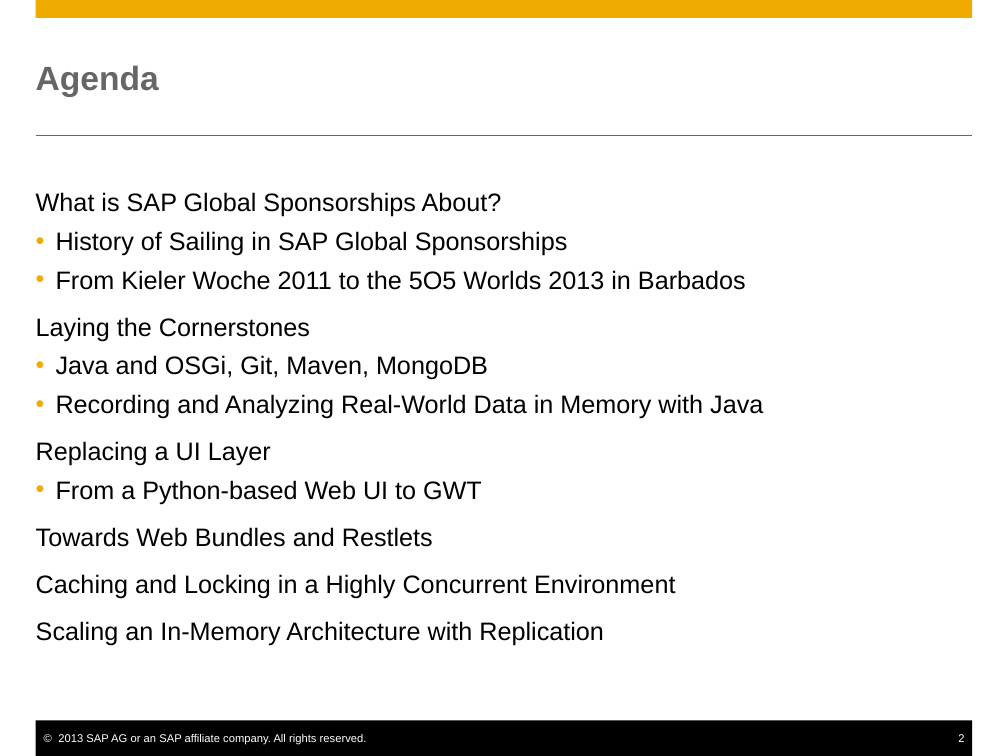
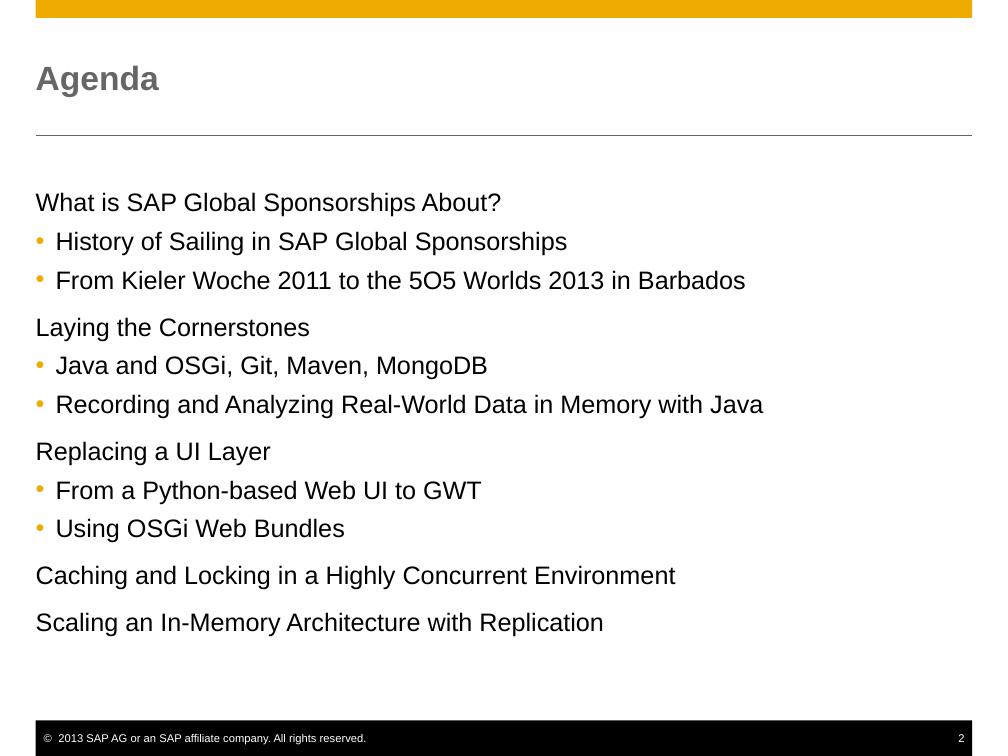
Before and after one commit to axeluhl/sailing-analytics, a slide deck: slide 2 of doc/SAPSailingAnalyticsArchitecture.pptx. Drawn at 1008x756 pixels with LibreOffice and Linux fonts; fonts in the diff are those of the drawing. Boxes give left, top, right and bottom in pixels: in the first picture for what was removed or moved away, otherwise in the second. Text is boxed around its words. In the diff, an @@ line names an element or a change of style, - is before the commit and + after.

```diff
--- a/doc/SAPSailingAnalyticsArchitecture.pptx
+++ b/doc/SAPSailingAnalyticsArchitecture.pptx
@@ text at <box>56,518,345,543</box>: text changed @@
-Towards Web Bundles and Restlets
+  • Using OSGi Web Bundles
```
Also in this commit, not shown: 1 other slide changed, 2 slides added, 2 slides removed, 3 other files.
